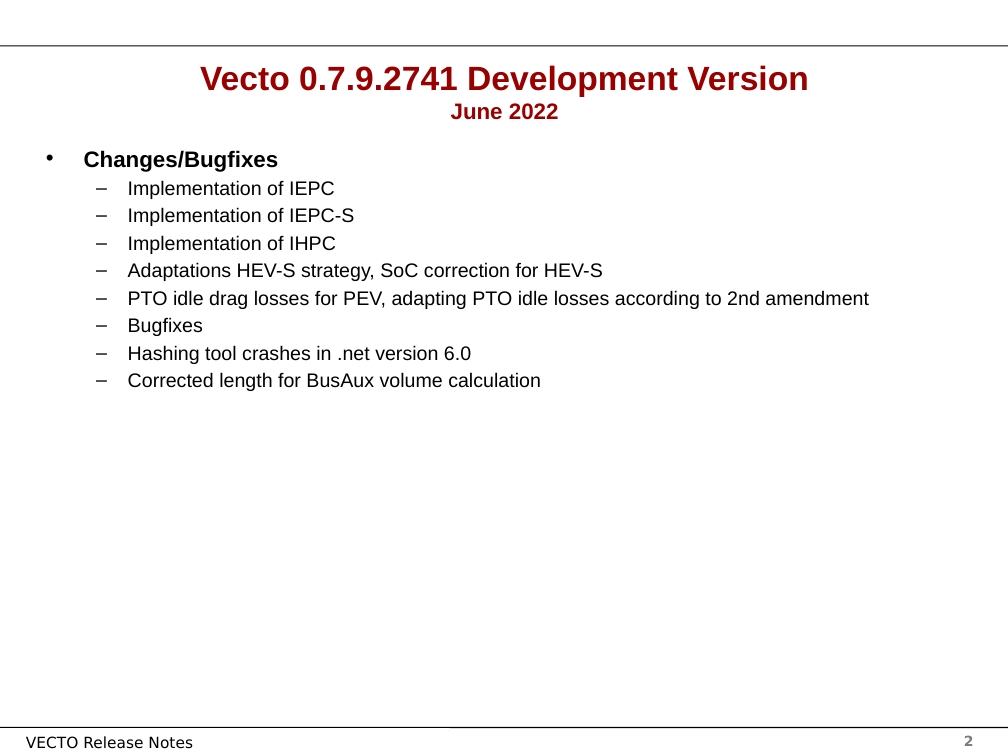
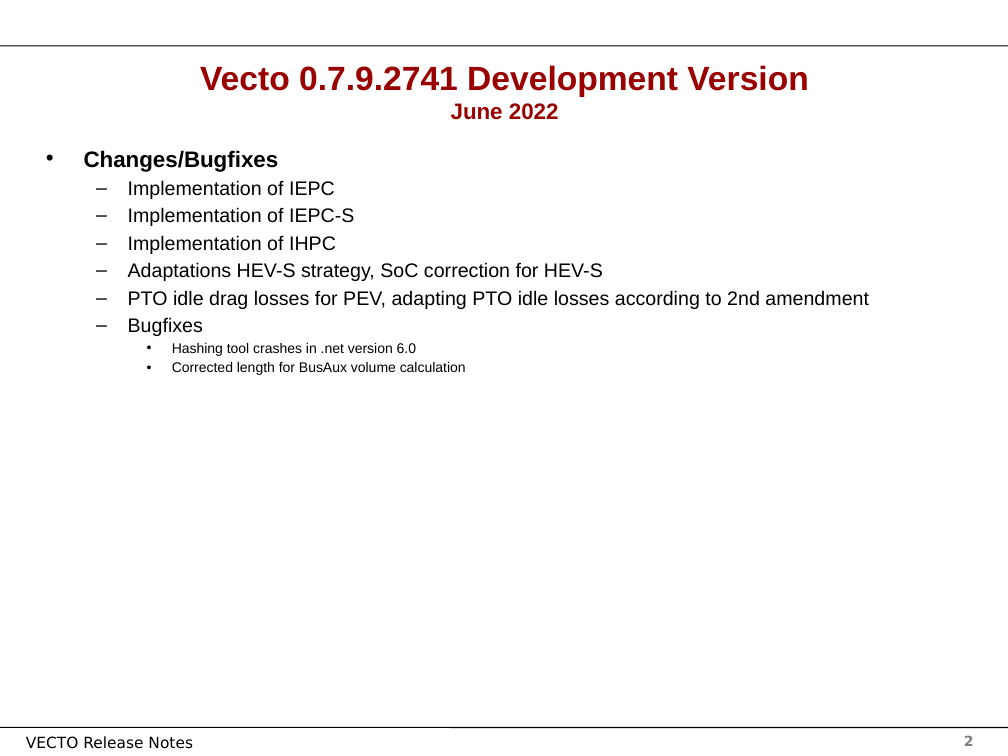
Before and after one commit to tanawadeatharva/BharatVECTO, a slide deck: slide 2 of Documentation/User Manual Source/Release Notes Vecto3.x.pptx. Drawn at 1008x756 pixels with LibreOffice and Linux fonts; fonts in the diff are those of the drawing; background and template pictures are left out. Boxes give left, top, right and bottom in pixels: in the first picture for what was removed or moved away, otherwise in the second. Text is boxed around its words. In the diff, an @@ line names an element or a change of style, - is before the commit and + after.

```diff
--- a/Documentation/User Manual Source/Release Notes Vecto3.x.pptx
+++ b/Documentation/User Manual Source/Release Notes Vecto3.x.pptx
@@ text at [172,343,466,375]: size 14 to 10 pt in "Hashing tool crashes in .net version 6.0", "Corrected length for BusAux volume calculation"; bullet – to •; list level 2 to 3 in "Hashing tool crashes in .net ..."; list level 2 to 3 in "Corrected length for BusAux volume ..." @@
```
